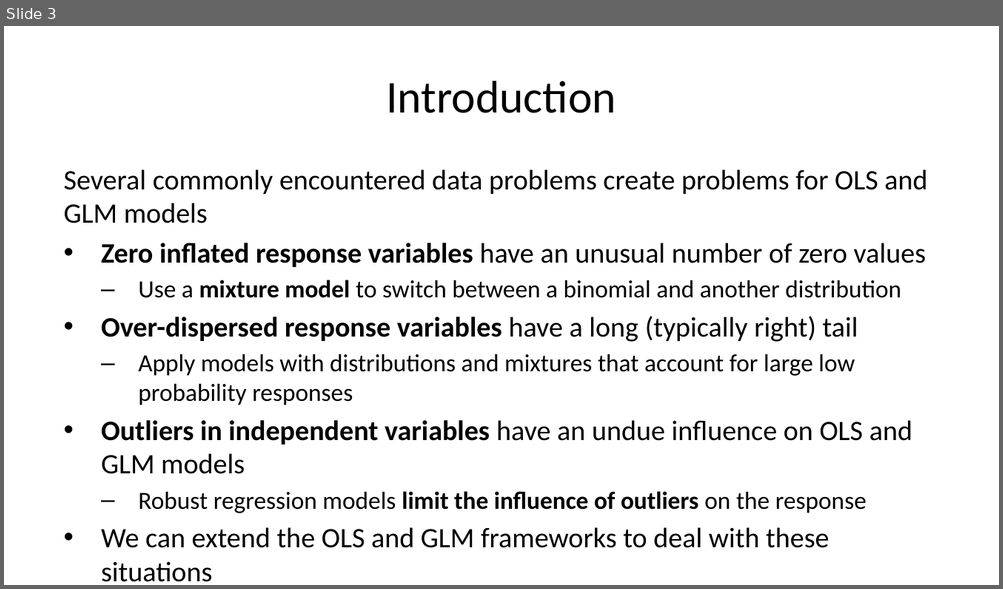
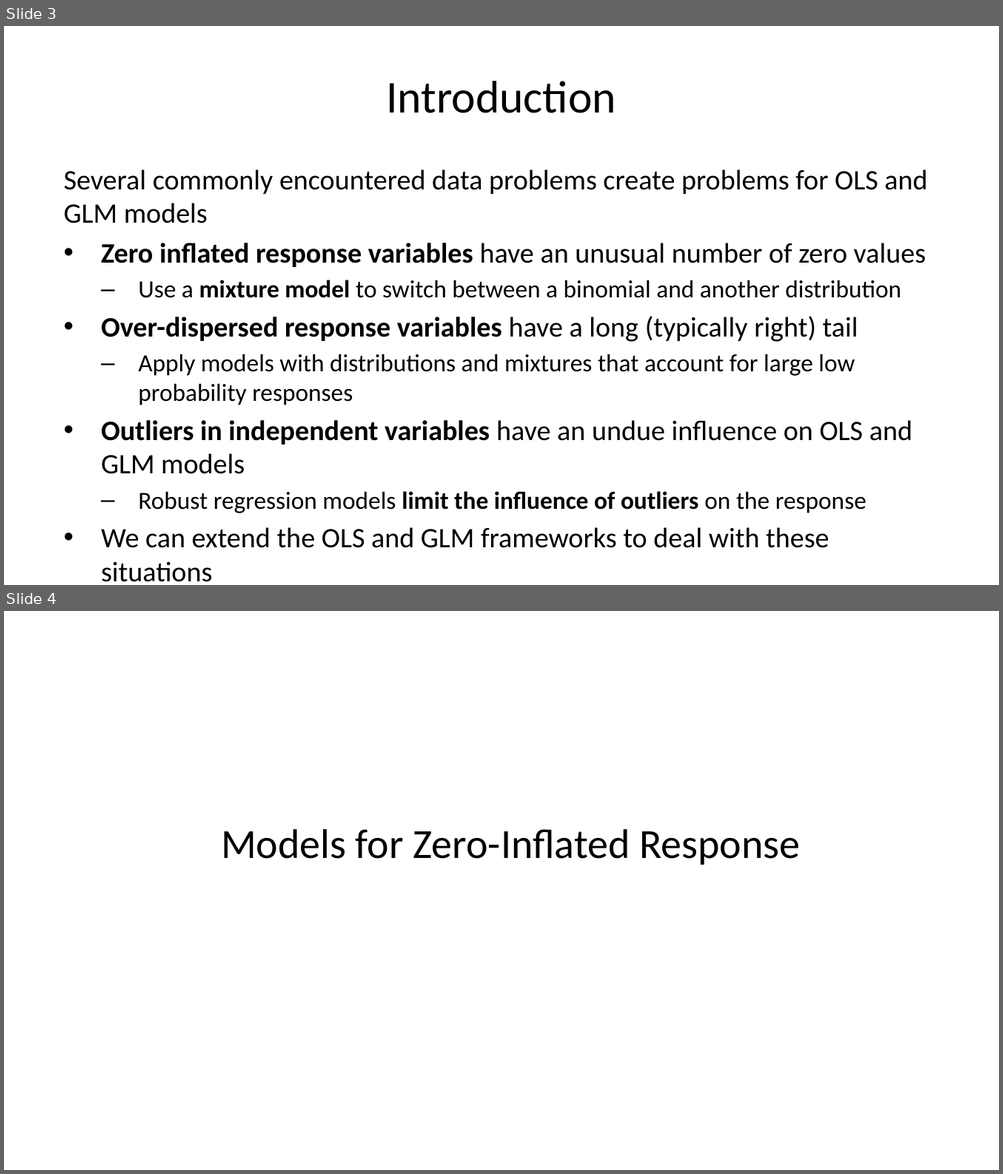
Before and after one commit to StephenElston/CSCI-E-83, a slide deck: LectureSlides/10b_ModelsFor OutliersAndOverdispersion.pptx. Shown one above the other, each under a label of ours: slide 3 before the commit, slides 3 and 4 after it. The pictures are 1003x589 and 1003x1174 pixels, drawn with LibreOffice and Linux fonts; fonts in the diff are those of the drawing. Boxes give left, top, right and bottom in pixels: in the first picture for what was removed or moved away, otherwise in the second. Text is boxed around its words. In the diff, an @@ line names an element or a change of style, - is before the commit and + after.

Commit message:
Added slides on zero-inflated and over-dispersed distributions

```diff
--- a/LectureSlides/10b_ModelsFor OutliersAndOverdispersion.pptx
+++ b/LectureSlides/10b_ModelsFor OutliersAndOverdispersion.pptx
@@ slide 4 added at (x1=4, y1=611, x2=999, y2=1170), background #FFFFFF @@
@@ title added at (x1=221, y1=829, x2=800, y2=865), 30 pt, text #000000 @@
+Models for Zero-Inflated Response
```
Also in this commit, not shown: 12 other slides added.
